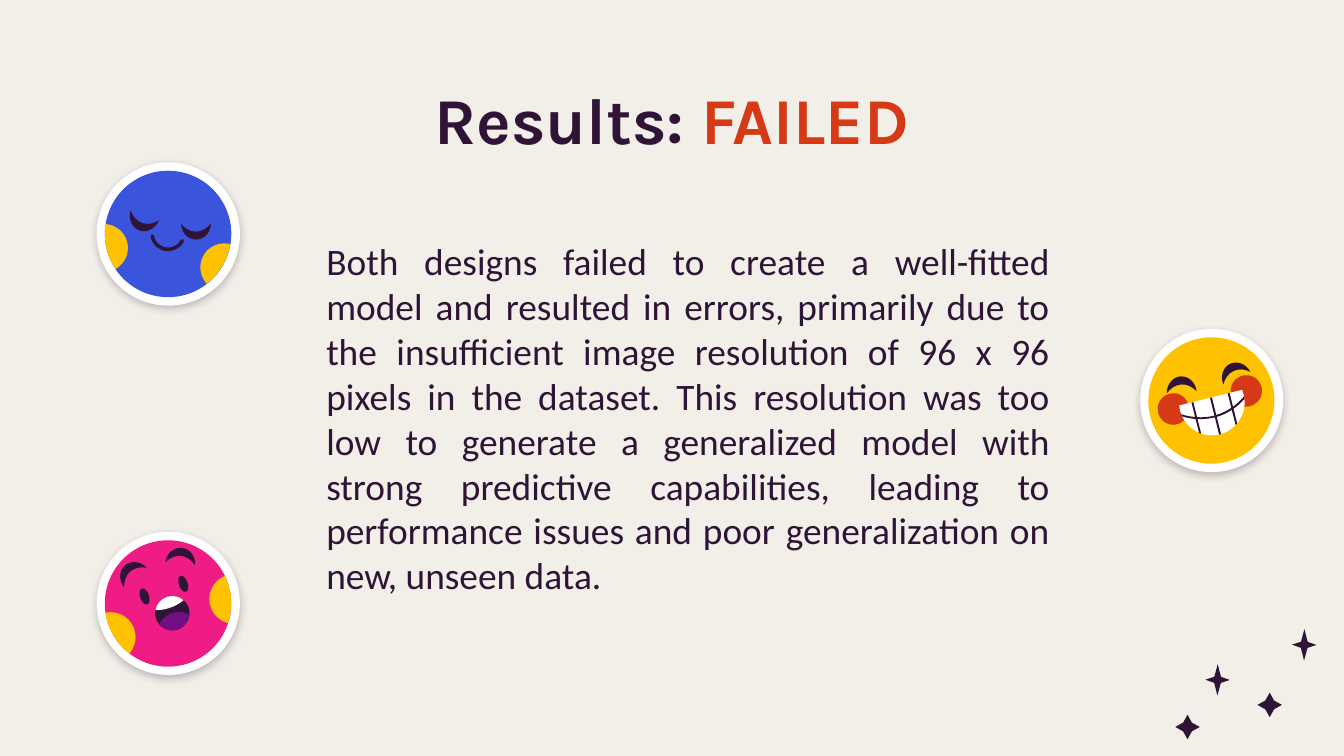
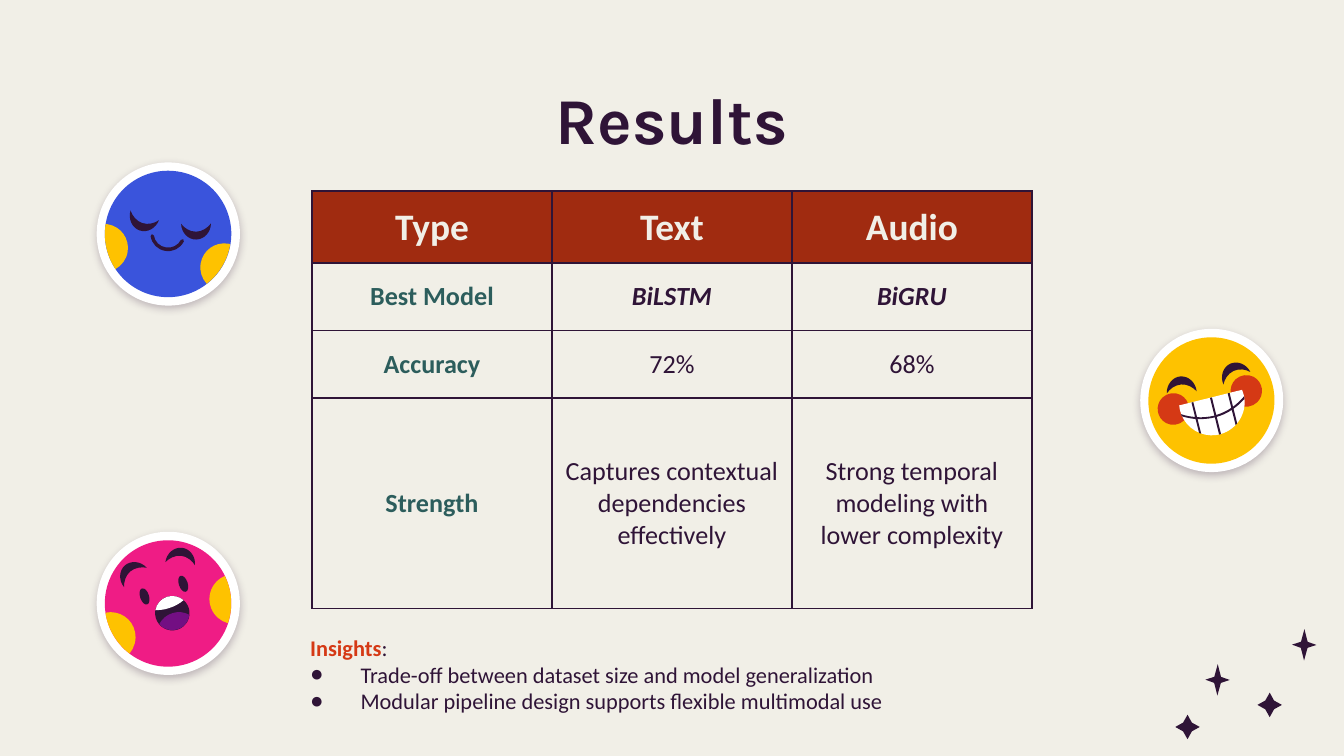
Before and after one commit to Dalia222/analyzing-speach-emotions, a slide deck: slide 13 of ppt.pptx (slide 11 before the commit). Drawn at 1344x756 pixels with LibreOffice and Linux fonts; fonts in the diff are those of the drawing; background and template pictures are left out. Boxes give left, top, right and bottom in pixels: in the first picture for what was removed or moved away, otherwise in the second. Text is boxed around its words. In the diff, an @@ line names an element or a change of style, - is before the commit and + after.

```diff
--- a/ppt.pptx
+++ b/ppt.pptx
@@ title at bbox=[556, 99, 788, 145]: text changed @@
-Results: FAILED
+Results
@@ table added at bbox=[312, 191, 1034, 609], 4 rows, 3 columns @@
+Type | Text | Audio
+Best Model | BiLSTM | BiGRU
+Accuracy | 72% | 68%
+Strength | Captures contextual dependencies effectively | Strong temporal modeling with lower complexity
@@ subtitle removed at bbox=[326, 249, 1050, 594] @@
-Both designs failed to create a well-fitted model and resulted in errors, primarily due to the insufficient image resolution of 96 x 96 pixels in the dataset. This resolution was too low to generate a generalized model with strong predictive capabilities, leading to performance issues and poor generalization on new, unseen data.
@@ subtitle added at bbox=[310, 640, 882, 713], 12 pt, text #2F1437 @@
+Insights:
+● Trade-off between dataset size and model generalization
+● Modular pipeline design supports flexible multimodal use
```
Also in this commit, not shown: 4 other slides changed, 8 slides added, 7 slides removed, 1 other file.
